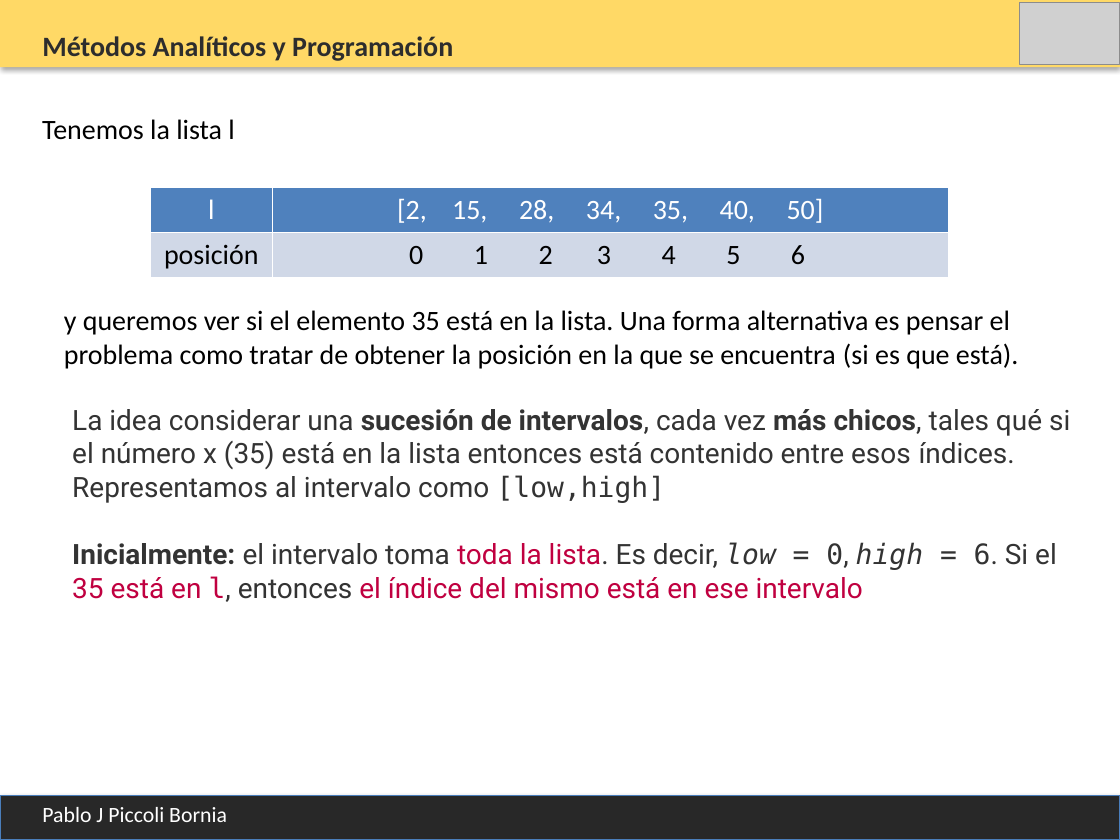
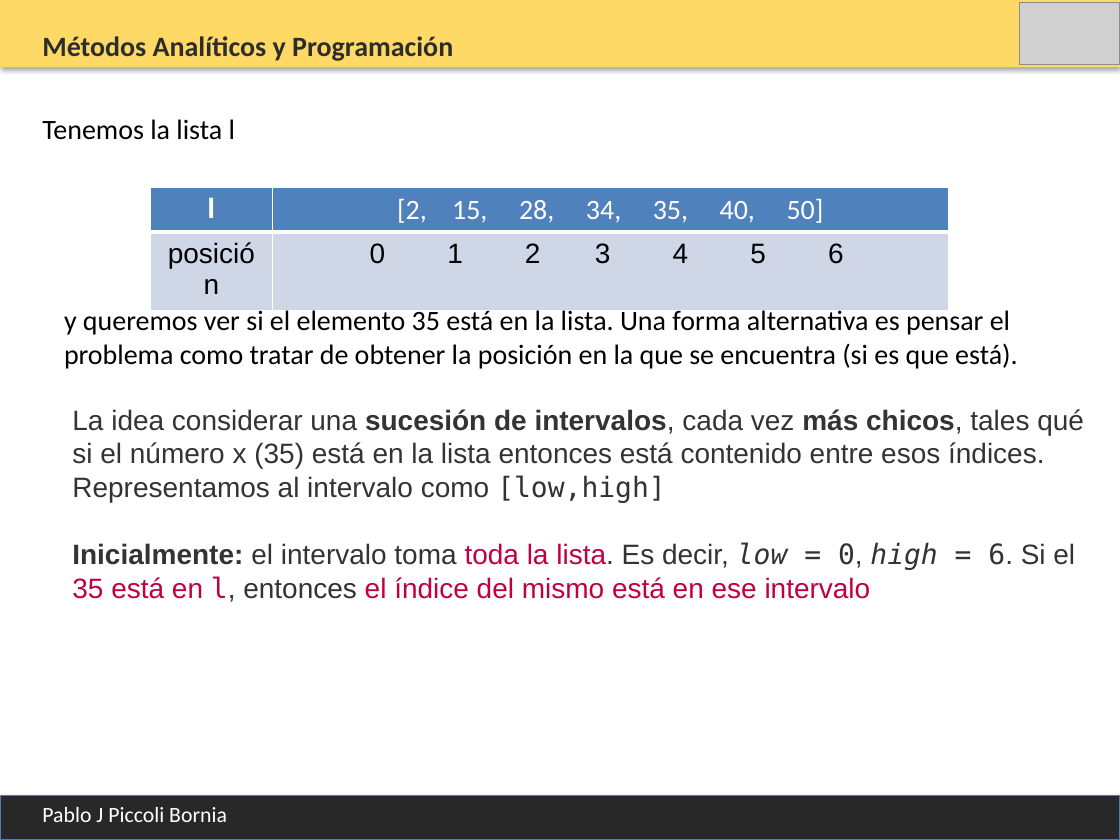
Before and after one commit to PabloPicc/MAyP_2026_1S, a slide deck: slide 6 of clases_teoricas_2026/Clase_9_Algoritmos_Busqueda.pptx (slide 7 before the commit). Drawn at 1120x840 pixels with LibreOffice and Linux fonts; fonts in the diff are those of the drawing; grey boxes stand for pictures. Boxes give left, top, right and bottom in pixels: in the first picture for what was removed or moved away, otherwise in the second. Text is boxed around its words. In the diff, an @@ line names an element or a change of style, - is before the commit and + after.

```diff
--- a/clases_teoricas_2026/Clase_9_Algoritmos_Busqueda.pptx
+++ b/clases_teoricas_2026/Clase_9_Algoritmos_Busqueda.pptx
@@ table at bbox=[150, 187, 949, 554] @@
@@ fill #D0D8E8 to #CFD7E7 in row 2 @@
@@ font Calibri to Arial in "l", "posición", "0 1 2 3 4 5 6" @@
@@ bold on in "l" @@
@@ text "La idea considerar una sucesión ..." at bbox=[72, 409, 1084, 602]: font Roboto to Arial @@
```
Also in this commit, not shown: 10 other slides changed, 2 slides added, 3 slides removed, 10 other files.
